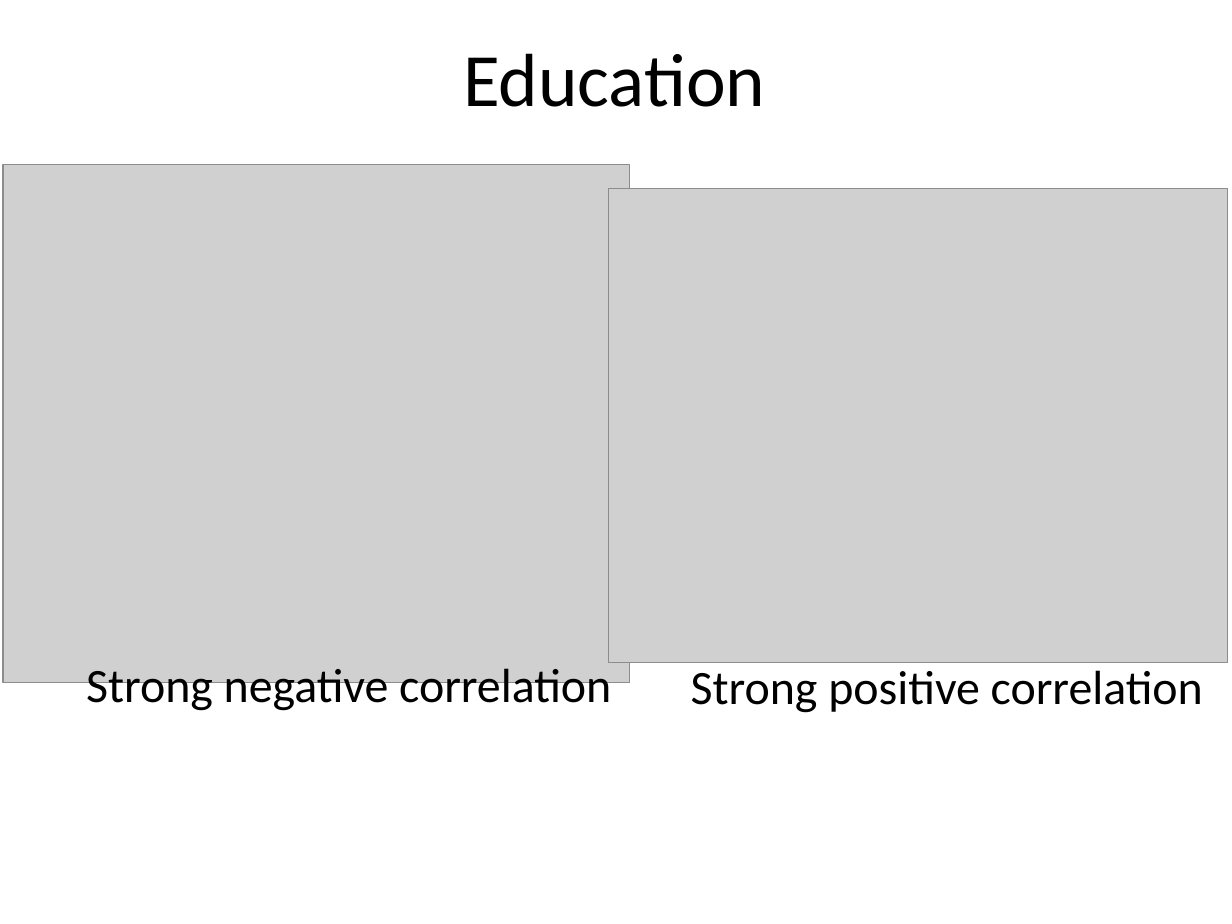
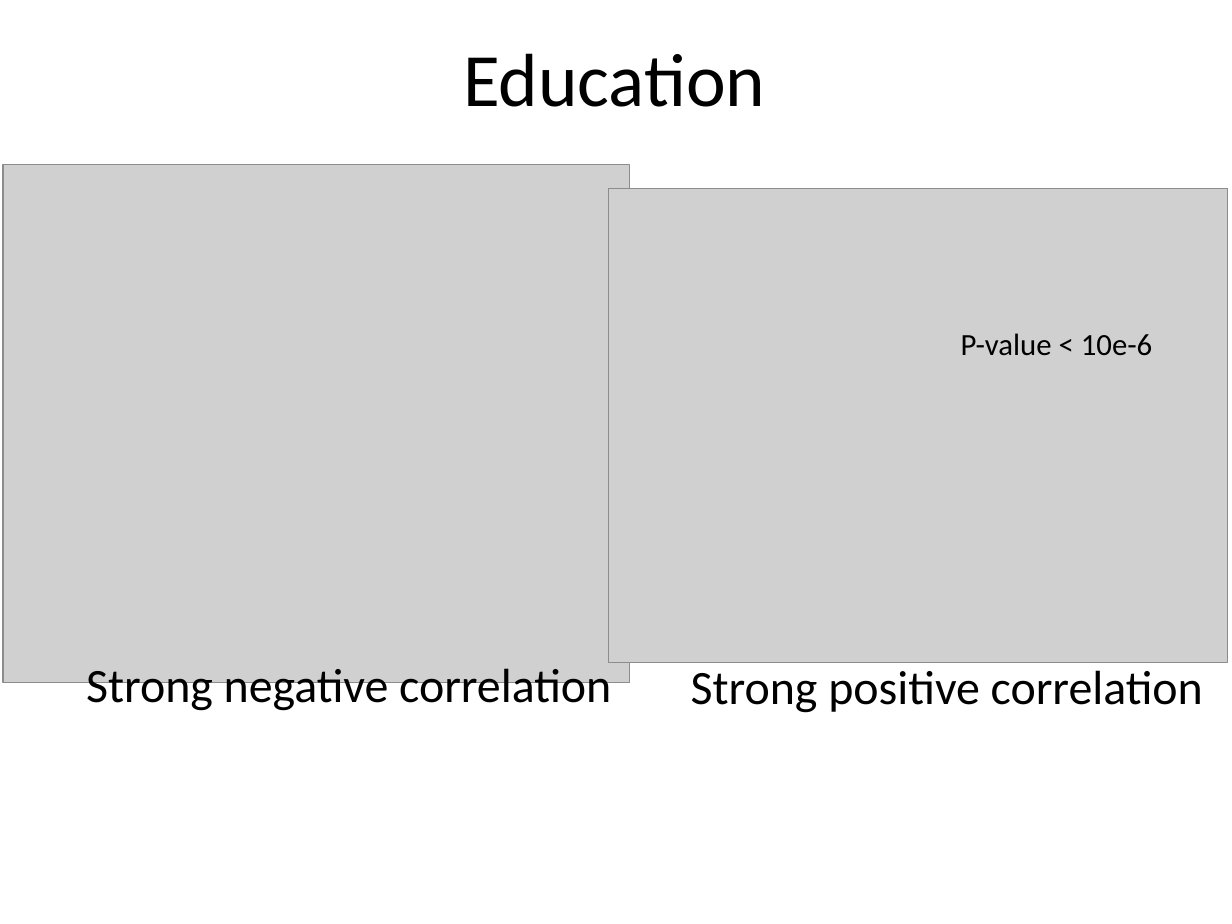
Before and after one commit to JeremyMcCormick/DAT_SF_14, a slide deck: slide 13 of myproject/Murder.pptx. Drawn at 1232x924 pixels with LibreOffice and Linux fonts; fonts in the diff are those of the drawing; grey boxes stand for pictures. Boxes give left, top, right and bottom in pixels: in the first picture for what was removed or moved away, otherwise in the second. Text is boxed around its words. In the diff, an @@ line names an element or a change of style, - is before the commit and + after.

```diff
--- a/myproject/Murder.pptx
+++ b/myproject/Murder.pptx
@@ text added at box(961, 333, 1152, 356), 18 pt, text #000000 @@
+P-value < 10e-6
```
Also in this commit, not shown: 1 other slide changed, 3 other files.
